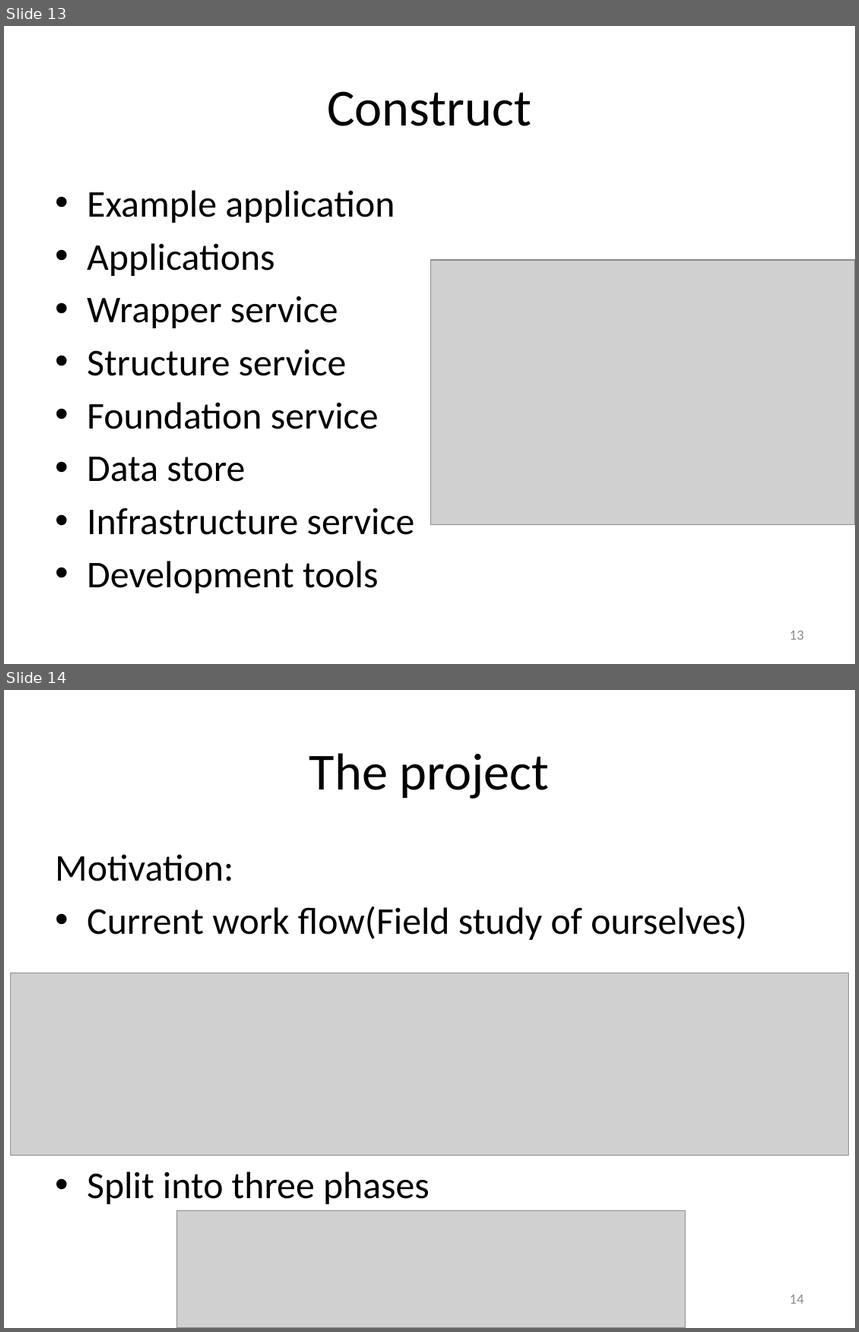
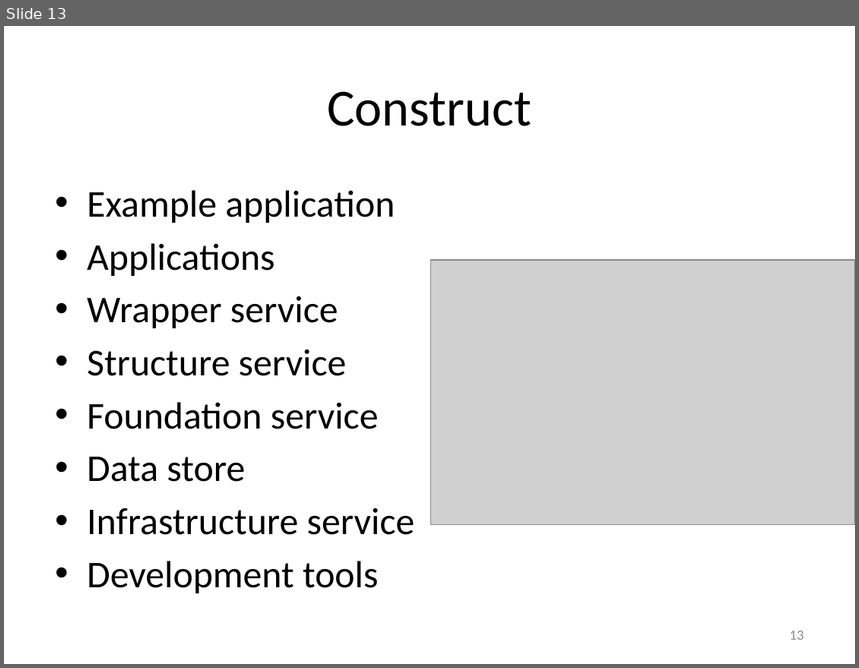
Before and after one commit to isurup/kalle-martin-group, a slide deck: SSE3/MartinPresentation/SSE3_3.pptx. Shown one above the other, each under a label of ours: slides 13 and 14 before the commit, slide 13 after it. The pictures are 859x1332 and 859x668 pixels, drawn with LibreOffice and Linux fonts; fonts in the diff are those of the drawing; grey boxes stand for pictures. Boxes give left, top, right and bottom in pixels: in the first picture for what was removed or moved away, otherwise in the second. Text is boxed around its words. In the diff, an @@ line names an element or a change of style, - is before the commit and + after.

```diff
--- a/SSE3/MartinPresentation/SSE3_3.pptx
+++ b/SSE3/MartinPresentation/SSE3_3.pptx
@@ slide 14 removed at (x1=4, y1=690, x2=855, y2=1328), background #FFFFFF @@
@@ title removed at (x1=310, y1=753, x2=550, y2=799) @@
-The project
@@ text removed at (x1=55, y1=854, x2=747, y2=1205) @@
-Motivation:
-• Current work flow(Field study of ourselves)
-• Split into three phases
@@ picture removed at (x1=11, y1=973, x2=848, y2=1156) @@
@@ picture removed at (x1=177, y1=1211, x2=686, y2=1328) @@
@@ page number removed at (x1=790, y1=1295, x2=804, y2=1304) @@
-14
```
Also in this commit, not shown: 2 slides changed, 4 other slides removed, 3 other files.
